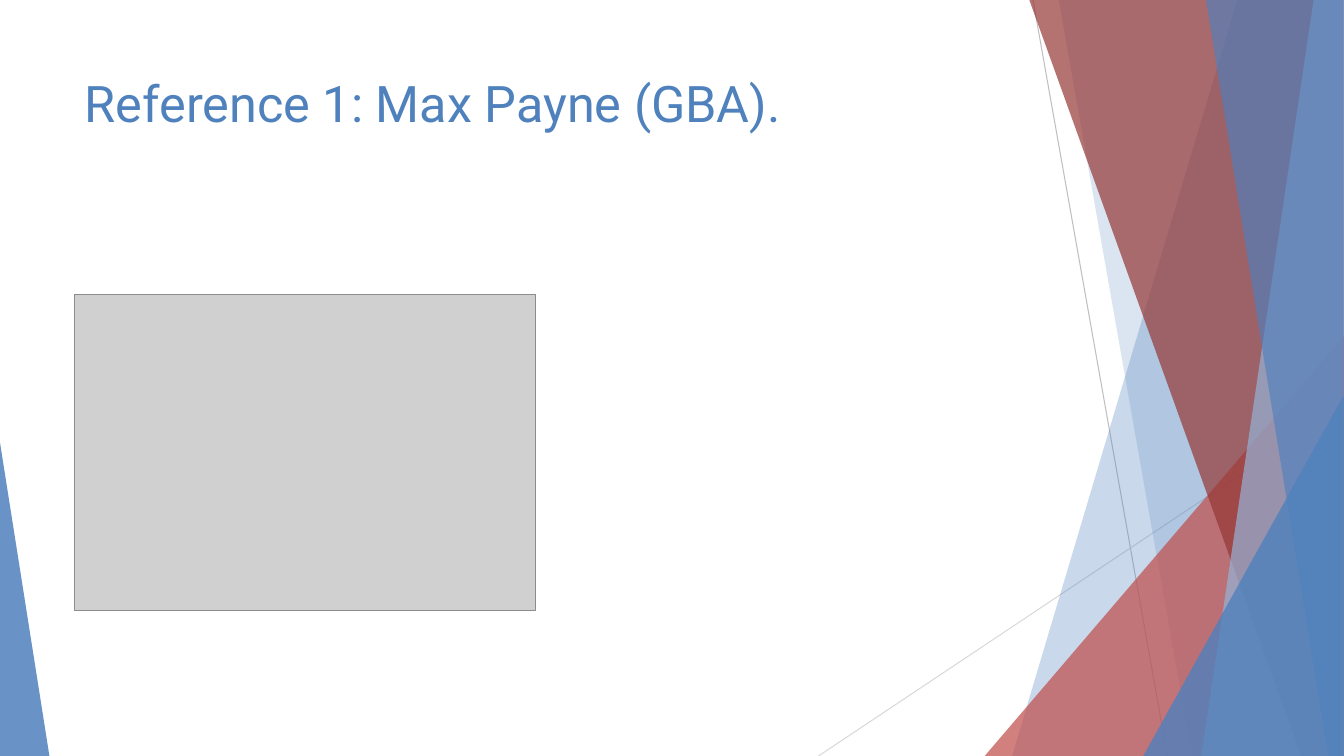
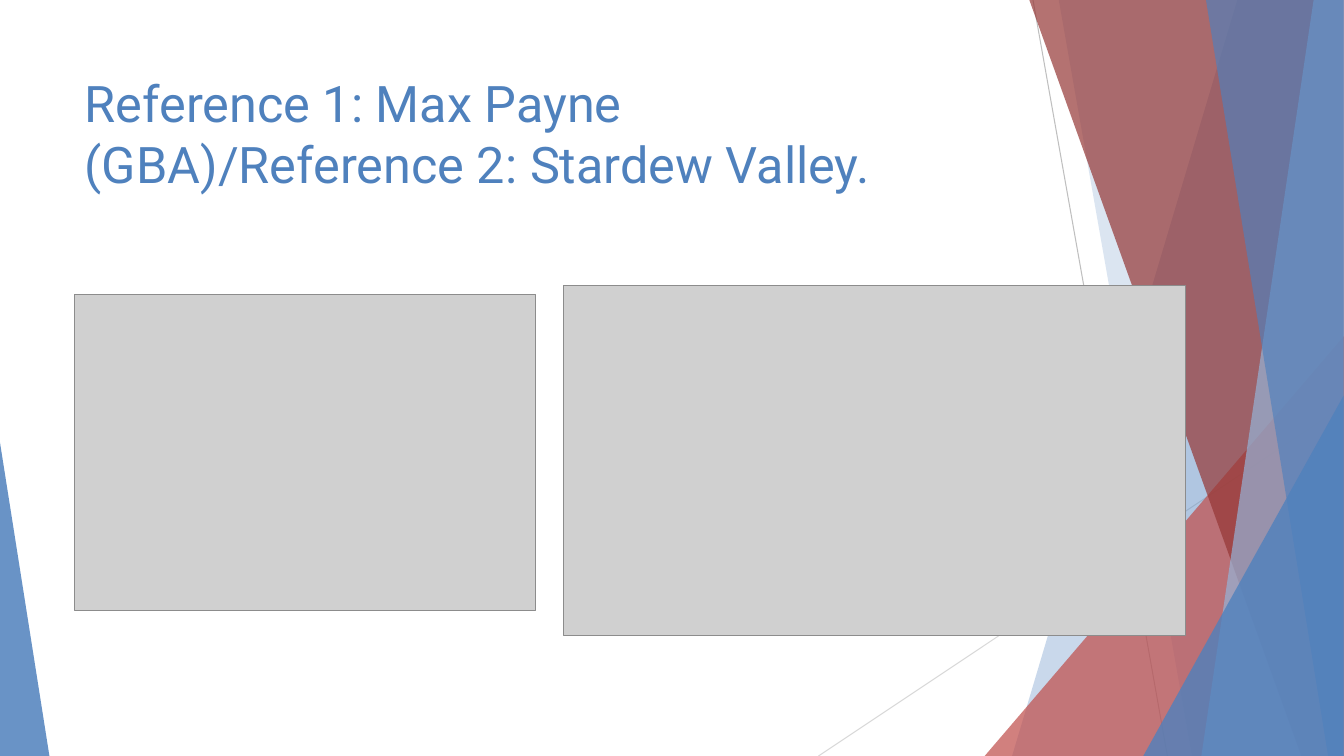
Before and after one commit to samcoxuniversitystuff/FDA304, a slide deck: slide 2 of Assets/Documents/FDA304 Art References.pptx. Drawn at 1344x756 pixels with LibreOffice and Linux fonts; fonts in the diff are those of the drawing; grey boxes stand for pictures. Boxes give left, top, right and bottom in pixels: in the first picture for what was removed or moved away, otherwise in the second. Text is boxed around its words. In the diff, an @@ line names an element or a change of style, - is before the commit and + after.

```diff
--- a/Assets/Documents/FDA304 Art References.pptx
+++ b/Assets/Documents/FDA304 Art References.pptx
@@ title at box(85, 83, 870, 194): text changed @@
-Reference 1: Max Payne (GBA).
+Reference 1: Max Payne (GBA)/Reference 2: Stardew Valley.
@@ picture added at box(564, 286, 1186, 636) @@
```
Also in this commit, not shown: 3 slides added.
